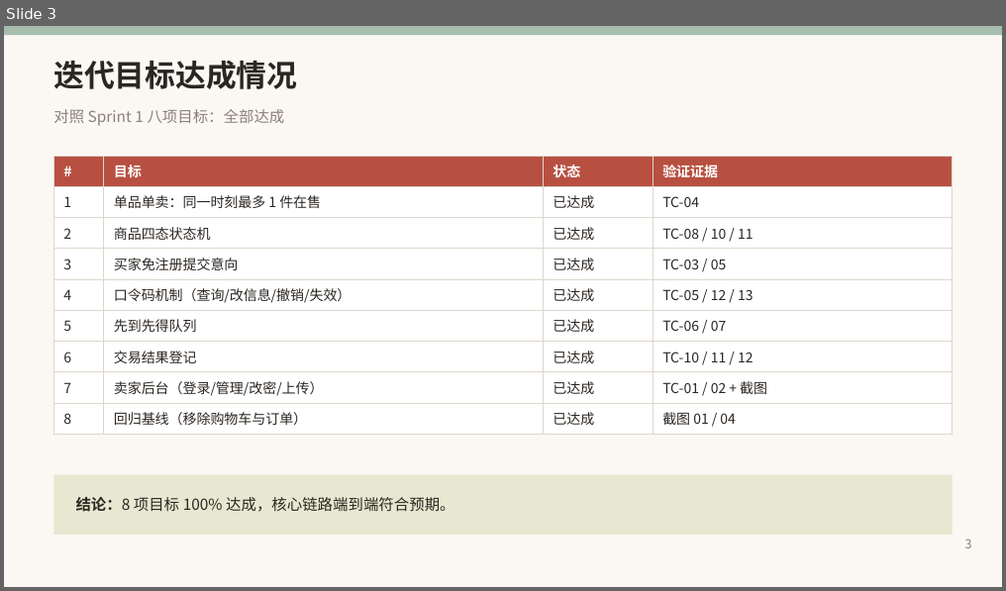
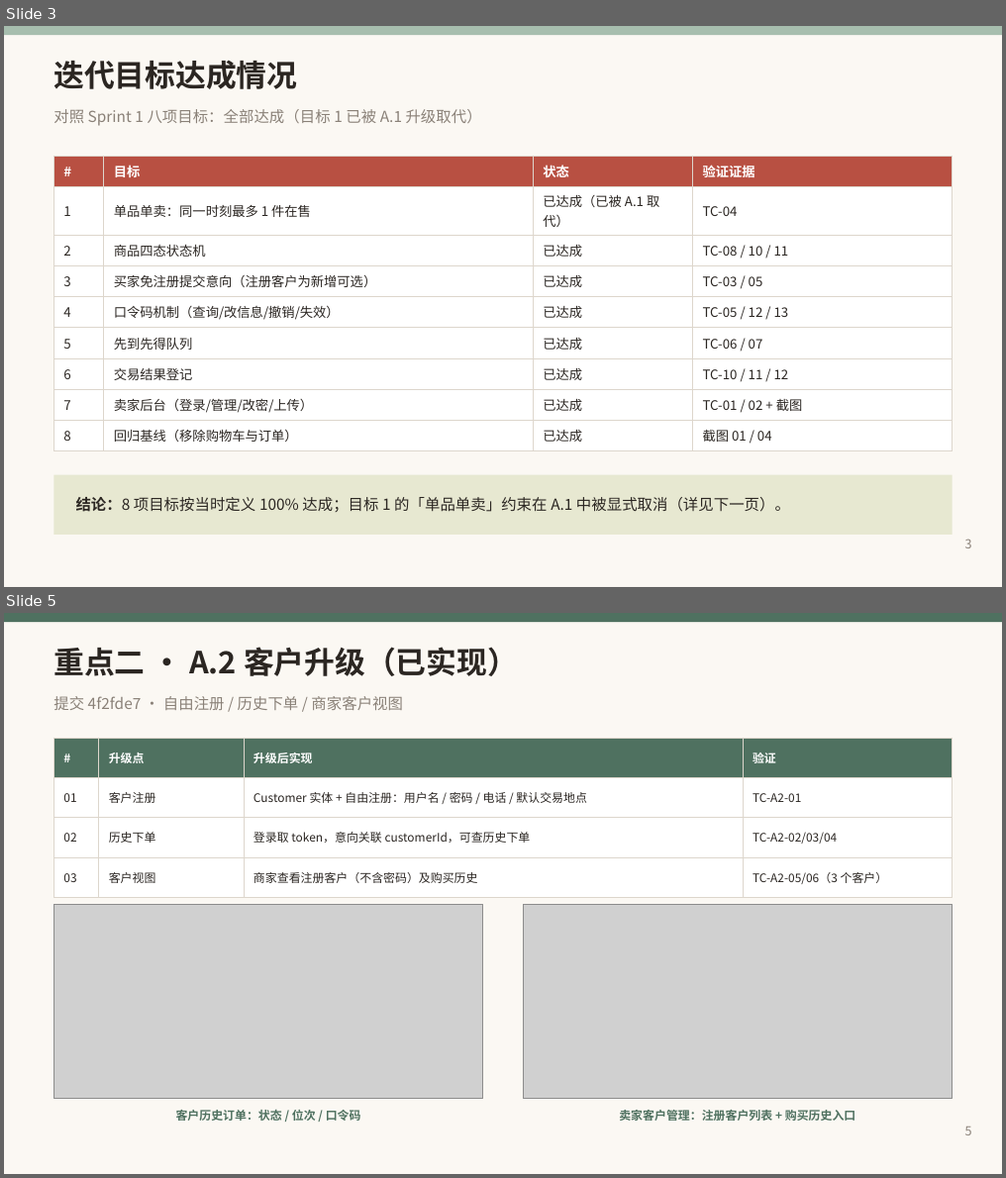
Before and after one commit to kaskk345/pingxixi-online-shoppingplatform, a slide deck: docs/media/第二周_第二次评审_讲述版.pptx. Shown one above the other, each under a label of ours: slide 3 before the commit, slides 3 and 5 after it; the slides between them are not shown. The pictures are 1006x591 and 1006x1178 pixels, drawn with LibreOffice and Linux fonts; fonts in the diff are those of the drawing; grey boxes stand for pictures. Boxes give left, top, right and bottom in pixels: in the first picture for what was removed or moved away, otherwise in the second. Text is boxed around its words. In the diff, an @@ line names an element or a change of style, - is before the commit and + after.

```diff
--- a/docs/media/第二周_第二次评审_讲述版.pptx
+++ b/docs/media/第二周_第二次评审_讲述版.pptx
@@ slide 5 added at (4,613,1002,1174), background #FBF8F3 @@
@@ rectangle added at (4,613,1002,622), fill #4F7160 @@
@@ text added at (54,647,518,676), 22 pt, text #2B2622, bold @@
+重点二 · A.2 客户升级（已实现）
@@ text added at (54,696,403,710), 11 pt, text #8A8178 @@
+提交 4f2fde7 · 自由注册 / 历史下单 / 商家客户视图
@@ table added at (54,738,952,888), 4 rows, 4 columns @@
+# | 升级点 | 升级后实现 | 验证
+01 | 客户注册 | Customer 实体 + 自由注册：用户名 / 密码 / 电话 / 默认交易地点 | TC-A2-01
+02 | 历史下单 | 登录取 token，意向关联 customerId，可查历史下单 | TC-A2-02/03/04
+03 | 客户视图 | 商家查看注册客户（不含密码）及购买历史 | TC-A2-05/06（3 个客户）
@@ picture added at (54,904,483,1099) @@
@@ picture added at (523,904,952,1099) @@
@@ text added at (176,1110,361,1121), 8.5 pt, text #4F7160, bold @@
+客户历史订单：状态 / 位次 / 口令码
@@ text added at (619,1110,856,1121), 8.5 pt, text #4F7160, bold @@
+卖家客户管理：注册客户列表 + 购买历史入口
@@ text added at (965,1127,972,1136), 9 pt, text #8A8178 @@
+5
@@ slide 3 changed as well @@
@@ text at (54,109,482,126): text changed @@
-对照 Sprint 1 八项目标：全部达成
+对照 Sprint 1 八项目标：全部达成（目标 1 已被 A.1 升级取代）
@@ table at (54,156,952,446) @@
-row 2, column 3: 已达成
+row 2, column 3: 已达成（已被 A.1 取代）
-row 4, column 2: 买家免注册提交意向
+row 4, column 2: 买家免注册提交意向（注册客户为新增可选）
@@ size 10 to 9.5 pt in "#", "目标", "状态", "验证证据" and 30 more places @@
@@ text at (76,497,790,512): text changed @@
-结论：8 项目标 100% 达成，核心链路端到端符合预期。
+结论：8 项目标按当时定义 100% 达成；目标 1 的「单品单卖」约束在 A.1 中被显式取消（详见下一页）。
```
Also in this commit, not shown: 8 other slides changed, 3 other slides added, 2 slides removed, 16 other files.
